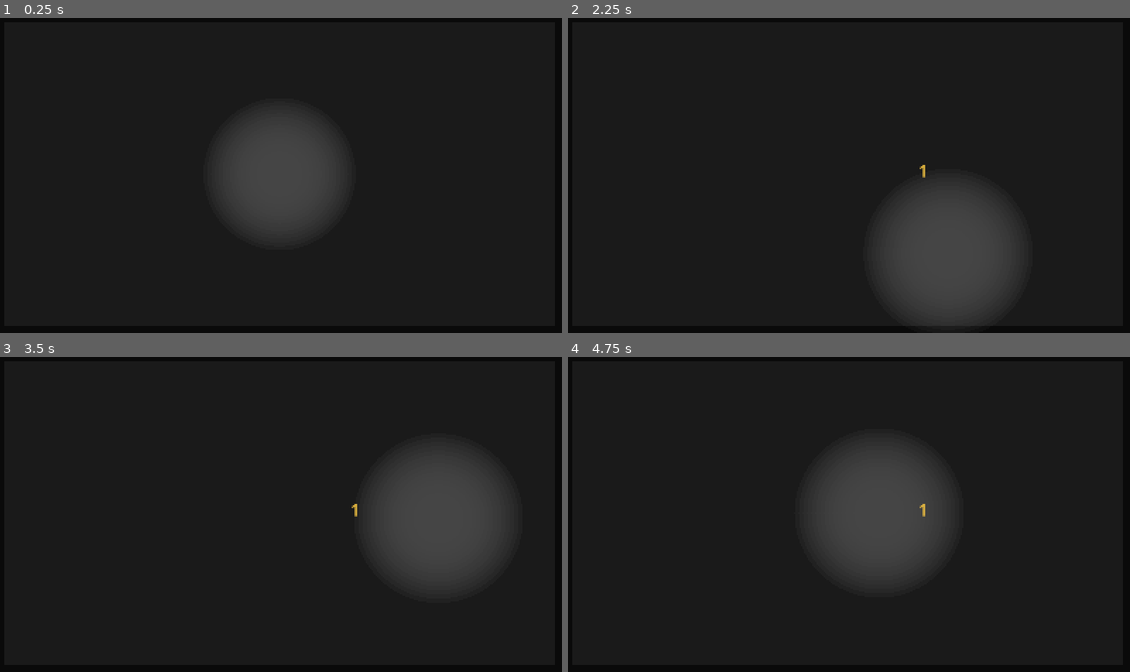
Above: before the commit, frames 1-4 (two rows, left to right).
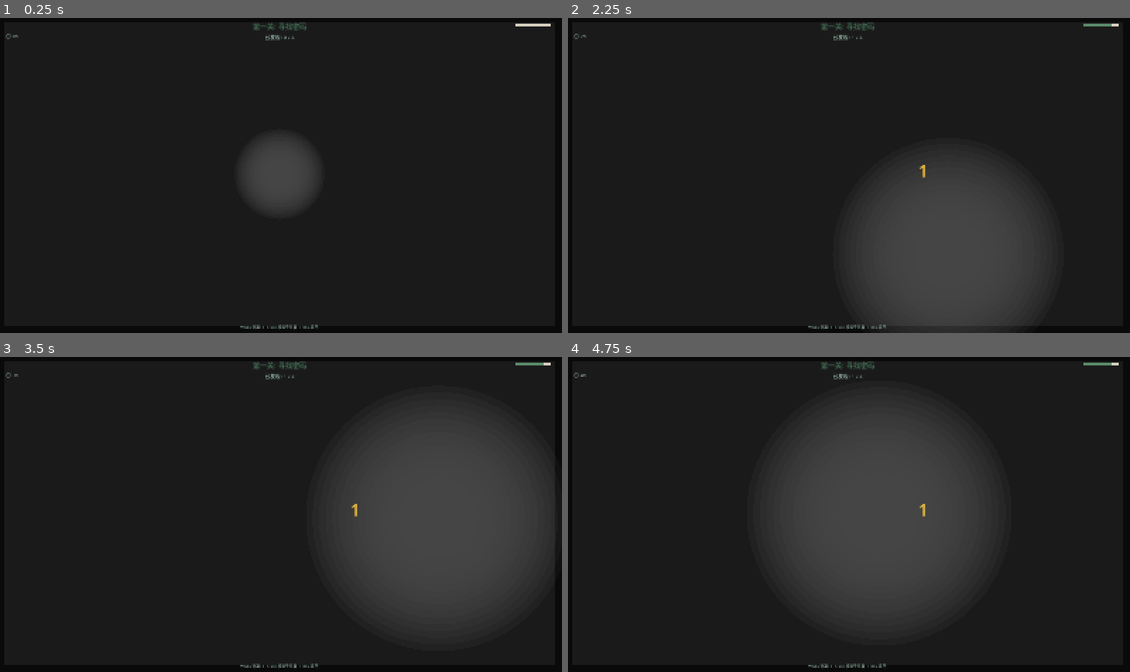
Above: after the commit, the same moments.

Repository: sssd903-tju/MetaBCI_Game
Game: Godot game, scene res://scenes/focus_detection/escape_game.tscn
The game is run twice, just before and just after one commit, with the same random seed, the same clock (stepped at 60 frames per second) and the same inputs. This scene is started directly instead of the project's main scene.
Inputs:
- Up to frame 1 (0.25 s): no input
- Up to frame 2 (2.25 s): tap Enter (ui_accept) at 0.5, 0.77, 1.52 s; hold Right 0.53-1.28 s; tap 1 at 0.6 s; hold Down (ui_down) 1.28-2.03 s; tap 2 at 1.35 s; hold Right from 2.03 s (still down); tap 3 at 2.1 s
- Up to frame 3 (3.5 s): release Right at 2.78 s; hold Up (ui_up) from 2.78 s (still down); tap Y at 2.85 s; tap Enter (ui_accept) at 3.02 s
- Up to frame 4 (4.75 s): release Up (ui_up) at 3.53 s; hold N 3.53-4.28 s; hold Left from 3.53 s (still down); tap Enter (ui_accept) at 3.77, 4.52 s; tap Space at 4.35 s

The runs differ from the first frame. In frame 1, 3.8% of the frame differs, in the area x 1-98%, y 1-99%; in frame 2, 2.5%; in frame 3, 8.8%; in frame 4, 8.9%.
Error before the commit: Parse Error: Member "visible" redefined (original in native class 'Control') (res://scripts/paradigms/focus_detection/entities/keypad.gd:8)

Commit message:
fix: visible→is_active 避免 shadow Control.visible + val:int

Diff:
--- a/scripts/paradigms/focus_detection/entities/keypad.gd
+++ b/scripts/paradigms/focus_detection/entities/keypad.gd
@@ -5,7 +5,7 @@
 var target_code: String = ""
 var entered: String = ""
 var unlocked: bool = false
-var visible: bool = false
+var is_active: bool = false
 var _spotlight: Spotlight = null
 var _buttons: Array[Button] = []
 var _display: Label
@@ -40,7 +40,7 @@
 
 	for row in range(4):
 		for col in range(3):
-			var val := layout[row][col]
+			var val: int = layout[row][col]
 			var btn := Button.new()
 			btn.size = btn_size
 			btn.position = Vector2(start_x + col * 85, start_y + row * 65)
@@ -57,7 +57,7 @@
 			_buttons.append(btn)
 
 	modulate.a = 0.0
-	visible = false
+	hide()
 
 
 func set_spotlight(s: Spotlight) -> void:
@@ -69,11 +69,12 @@
 	entered = ""
 	unlocked = false
 	_display.text = "____"
-	visible = true
+	is_active = true
+	show()
 
 
 func _process(_delta: float) -> void:
-	if not visible or unlocked:
+	if not is_active or unlocked:
 		return
 
 	# 光照可见性: 越近越亮
